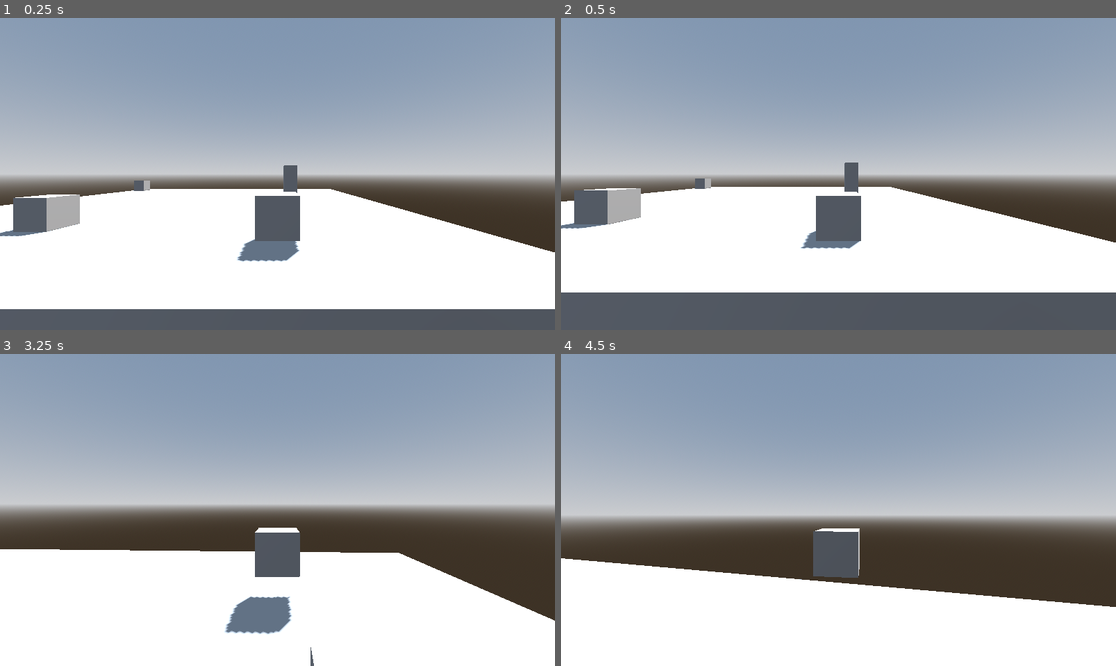
Above: before the commit, frames 1-4 (two rows, left to right).
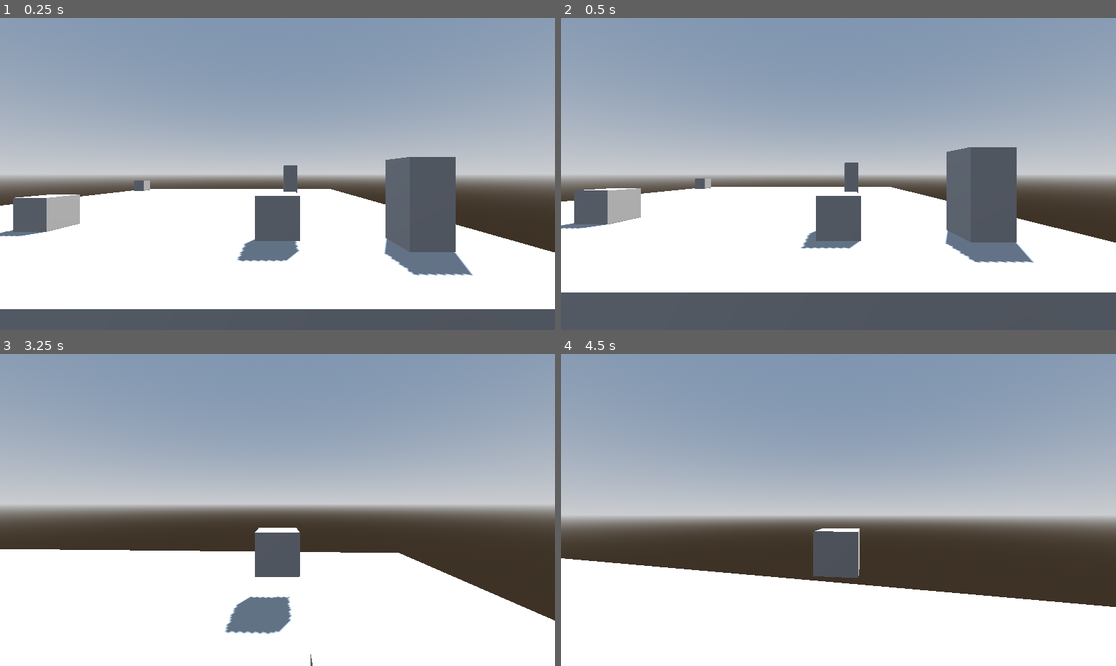
Above: after the commit, the same moments.

Repository: hallsblk/black_garden
Game: Godot game, scene res://testes.tscn
Two runs of this game, one before a commit and one after it. Both use one fixed random seed, a clock stepped at 60 frames per second and the inputs below.
Inputs (mouse positions are in pixels of both pictures, inside the frame that each line leads up to):
- Up to frame 1 (0.25 s): no input
- Up to frame 2 (0.5 s): no input
- Up to frame 3 (3.25 s): tap Enter (ui_accept) at 0.5, 0.77, 1.52, 3.02 s; move the mouse to (305, 510) at 0.52 s; hold Up (ui_up) from 0.53 s (still down); move the mouse to (249, 510) at 1.27 s; move the mouse to (288, 503) at 2.02 s; move the mouse to (271, 516) at 2.77 s
- Up to frame 4 (4.5 s): keep holding Up (ui_up); move the mouse to (877, 513) at 3.52 s; tap Enter (ui_accept) at 3.77 s; move the mouse to (794, 506) at 4.27 s

The runs differ from the first frame. In frame 1, 4.6% of the frame differs, in the area x 69-86%, y 44-83%; in frame 2, 4.5%; in frame 3, less than 0.1%; in frame 4, nothing differs.

Commit message:
Atualização

Diff:
--- /dev/null
+++ b/drink_diet.tscn
@@ -0,0 +1,17 @@
+[gd_scene format=3 uid="uid://b3gxsis1tc6s8"]
+
+[sub_resource type="CylinderMesh" id="CylinderMesh_y3pco"]
+
+[sub_resource type="CylinderShape3D" id="CylinderShape3D_y6nrr"]
+
+[node name="Drink Diet" type="Node3D" unique_id=1829556922]
+
+[node name="RigidBody3D" type="RigidBody3D" parent="." unique_id=388354035]
+
+[node name="MeshInstance3D" type="MeshInstance3D" parent="RigidBody3D" unique_id=2000397214]
+transform = Transform3D(0.5574539, 0, 0, 0, 0.5574539, 0, 0, 0, 0.5574539, 0, 0.6, 0)
+mesh = SubResource("CylinderMesh_y3pco")
+
+[node name="CollisionShape3D" type="CollisionShape3D" parent="RigidBody3D" unique_id=475327172]
+transform = Transform3D(0.57894397, 0, 0, 0, 0.57894397, 0, 0, 0, 0.57894397, 0, 0.6, 0)
+shape = SubResource("CylinderShape3D_y6nrr")
--- a/igual.gd
+++ b/igual.gd
@@ -2,7 +2,7 @@
 
 var target: Node3D
 
-const SPEED = 4.0
+const SPEED = 3.0
 const JUMP_VELOCITY = 4.5
 
 @onready var navigation_agent_3d: NavigationAgent3D = $NavigationAgent3D
--- a/item.tscn
+++ b/item.tscn
@@ -17,7 +17,7 @@
 mesh = SubResource("BoxMesh_tnite")
 
 [node name="CollisionShape3D" type="CollisionShape3D" parent="Item" unique_id=2005644045]
-transform = Transform3D(0.54302335, 0, 0, 0, 0.54302335, 0, 0, 0, 0.54302335, 0, 0, 0)
+transform = Transform3D(0.3530048, 0, 0, 0, 0.3530048, 0, 0, 0, 0.3530048, 0, 0, 0)
 shape = SubResource("BoxShape3D_ttk8k")
 
 [connection signal="body_entered" from="Item" to="Item" method="_on_body_entered"]
--- /dev/null
+++ b/l_shop.tscn
@@ -0,0 +1,53 @@
+[gd_scene format=3 uid="uid://bpuqapch61ukh"]
+
+[ext_resource type="Script" uid="uid://w50qs8kwpe37" path="res://shop.gd" id="1_2qwwo"]
+
+[node name="l_shop" type="Control" unique_id=2119417869]
+visible = false
+layout_mode = 3
+anchors_preset = 15
+anchor_right = 1.0
+anchor_bottom = 1.0
+grow_horizontal = 2
+grow_vertical = 2
+
+[node name="Shop" type="Container" parent="." unique_id=677787002]
+layout_mode = 1
+anchors_preset = 8
+anchor_left = 0.5
+anchor_top = 0.5
+anchor_right = 0.5
+anchor_bottom = 0.5
+offset_left = -20.0
+offset_top = -20.0
+offset_right = 20.0
+offset_bottom = 20.0
+grow_horizontal = 2
+grow_vertical = 2
+script = ExtResource("1_2qwwo")
+
+[node name="Buy" type="BoxContainer" parent="Shop" unique_id=976034647]
+layout_mode = 2
+
+[node name="Label" type="Label" parent="Shop/Buy" unique_id=940153110]
+layout_mode = 2
+text = "BEBIDA"
+
+[node name="Button" type="Button" parent="Shop/Buy" unique_id=1978766443]
+layout_mode = 2
+text = "COMPRE
+"
+
+[node name="Close" type="Button" parent="." unique_id=1144628261]
+process_mode = 3
+layout_mode = 1
+anchors_preset = 1
+anchor_left = 1.0
+anchor_right = 1.0
+offset_left = -18.0
+offset_bottom = 31.0
+grow_horizontal = 0
+theme_override_font_sizes/font_size = 43
+text = "X"
+
+[connection signal="button_down" from="Close" to="Shop" method="_on_close_button_down"]
--- /dev/null
+++ b/loja.tscn
@@ -0,0 +1,25 @@
+[gd_scene format=3 uid="uid://dhxflpnvj57df"]
+
+[ext_resource type="Script" uid="uid://bfeog3xsipqel" path="res://vend_machine.gd" id="1_atv0x"]
+
+[sub_resource type="BoxMesh" id="BoxMesh_mraui"]
+
+[sub_resource type="BoxShape3D" id="BoxShape3D_atv0x"]
+size = Vector3(1, 2.1000001, 1)
+
+[node name="Loja" type="Node3D" unique_id=1224961536]
+
+[node name="RigidBody3D" type="RigidBody3D" parent="." unique_id=532771430]
+contact_monitor = true
+max_contacts_reported = 10
+script = ExtResource("1_atv0x")
+
+[node name="MeshInstance3D" type="MeshInstance3D" parent="RigidBody3D" unique_id=1436268161]
+transform = Transform3D(1, 0, 0, 0, 2.062882, 0, 0, 0, 1, 0, 1.0999999, 0)
+mesh = SubResource("BoxMesh_mraui")
+
+[node name="CollisionShape3D" type="CollisionShape3D" parent="RigidBody3D" unique_id=212899843]
+transform = Transform3D(1, 0, 0, 0, 1, 0, 0, 0, 1, 0, 1.1075438, 0)
+shape = SubResource("BoxShape3D_atv0x")
+
+[connection signal="body_entered" from="RigidBody3D" to="RigidBody3D" method="_on_body_entered"]
--- /dev/null
+++ b/shop.gd
@@ -0,0 +1,16 @@
+extends Container
+
+
+# Called when the node enters the scene tree for the first time.
+func _ready() -> void:
+	pass # Replace with function body.
+
+
+# Called every frame. 'delta' is the elapsed time since the previous frame.
+func _process(delta: float) -> void:
+	pass
+
+
+func _on_close_button_down() -> void:
+	$"..".visible = false
+	get_tree().paused = false
--- a/testes.tscn
+++ b/testes.tscn
@@ -5,6 +5,8 @@
 [ext_resource type="PackedScene" uid="uid://b7lu1t4u43ymp" path="res://ativador.tscn" id="3_el3ip"]
 [ext_resource type="PackedScene" uid="uid://b534ddrqtgos6" path="res://favor.tscn" id="4_27r4d"]
 [ext_resource type="PackedScene" uid="uid://bm0a2ck0igrn7" path="res://layout.tscn" id="5_2fb0e"]
+[ext_resource type="PackedScene" uid="uid://dhxflpnvj57df" path="res://loja.tscn" id="6_qewa0"]
+[ext_resource type="PackedScene" uid="uid://bpuqapch61ukh" path="res://l_shop.tscn" id="7_2s60h"]
 
 [sub_resource type="ProceduralSkyMaterial" id="ProceduralSkyMaterial_8wk5o"]
 sky_horizon_color = Color(0.66224277, 0.6717428, 0.6867428, 1)
@@ -58,3 +60,8 @@
 
 [node name="Layout" parent="." unique_id=1536631520 groups=["layout"] instance=ExtResource("5_2fb0e")]
 visible = false
+
+[node name="Loja" parent="." unique_id=1224961536 instance=ExtResource("6_qewa0")]
+transform = Transform3D(1, 0, 0, 0, 1, 0, 0, 0, 1, 7.815466, 0, 8.129642)
+
+[node name="l_shop" parent="." unique_id=2119417869 instance=ExtResource("7_2s60h")]
--- /dev/null
+++ b/vend_machine.gd
@@ -0,0 +1,19 @@
+extends RigidBody3D
+
+
+# Called when the node enters the scene tree for the first time.
+func _ready() -> void:
+	pass # Replace with function body.
+
+
+# Called every frame. 'delta' is the elapsed time since the previous frame.
+func _process(delta: float) -> void:
+	pass
+
+
+func _on_body_entered(body: Node) -> void:
+	if body.name == "Jogador":
+		$"../../l_shop".visible = true
+		get_tree().paused = true
+		print("interagiu com a loja")
+		Input.mouse_mode = Input.MOUSE_MODE_VISIBLE
Not shown, added: shop.gd.uid
Not shown, added: vend_machine.gd.uid
